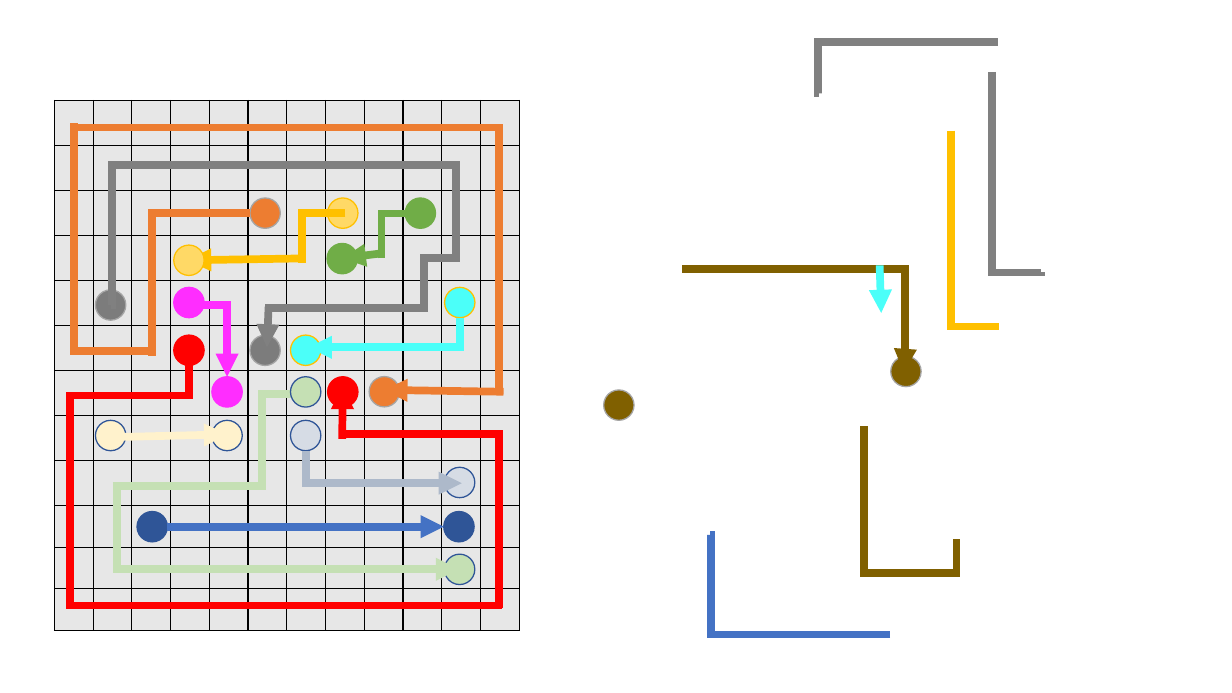
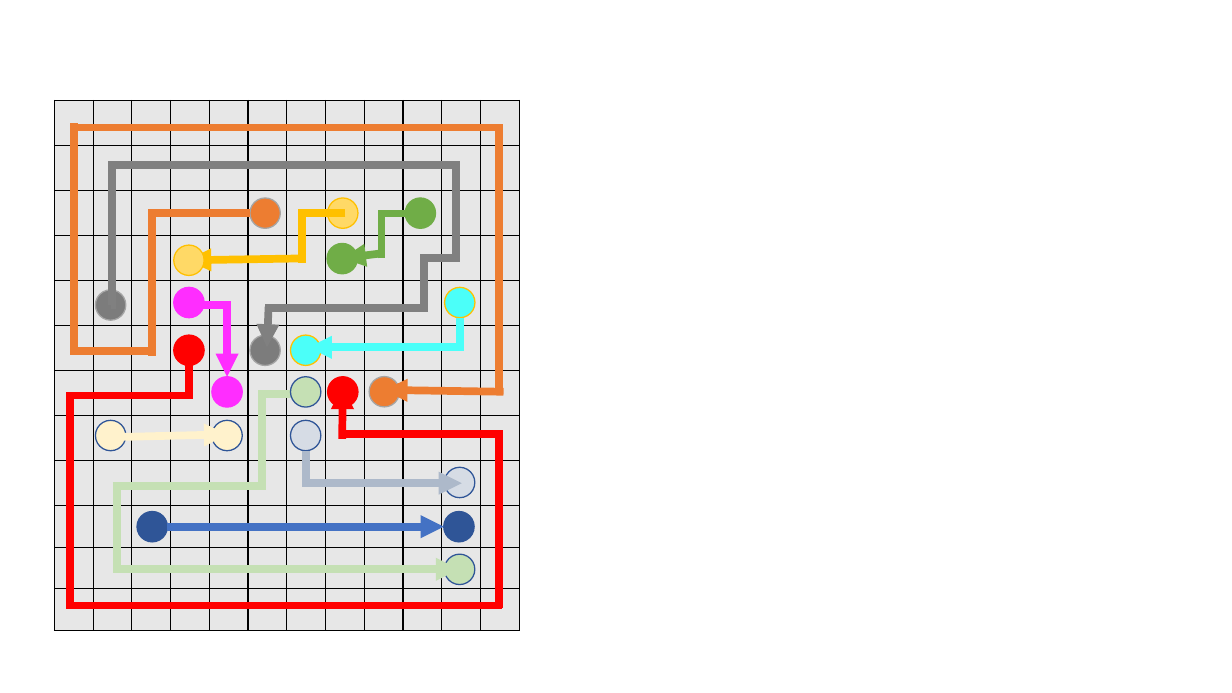
Before and after one commit to ZhuoyueWang/MP2, a slide deck: slide 5 of 440 MP2 figures.pptx. Drawn at 1232x693 pixels with LibreOffice and Linux fonts; fonts in the diff are those of the drawing. Boxes give left, top, right and bottom in pixels: in the first picture for what was removed or moved away, otherwise in the second. Text is boxed around its words. In the diff, an @@ line names an element or a change of style, - is before the commit and + after.

```diff
--- a/440 MP2 figures.pptx
+++ b/440 MP2 figures.pptx
@@ elbow line removed from (819, 93) to (998, 43) @@
@@ elbow line removed from (992, 72) to (1041, 273) @@
@@ elbow line removed from (951, 130) to (995, 331) @@
@@ elbow arrow removed from (682, 269) to (904, 372) @@
@@ arrow removed from (880, 265) to (882, 313) @@
@@ ellipse removed at box(891, 357, 921, 387) @@
@@ ellipse removed at box(604, 390, 634, 421) @@
@@ elbow line removed from (864, 427) to (957, 539) @@
@@ elbow line removed from (890, 635) to (711, 535) @@
```
Also in this commit, not shown: 11 other files.
